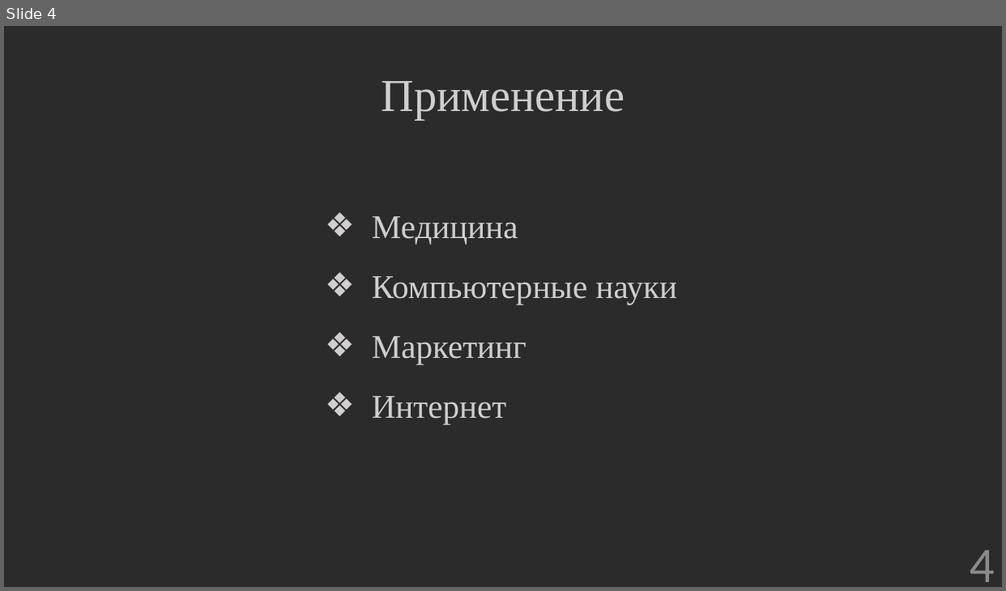
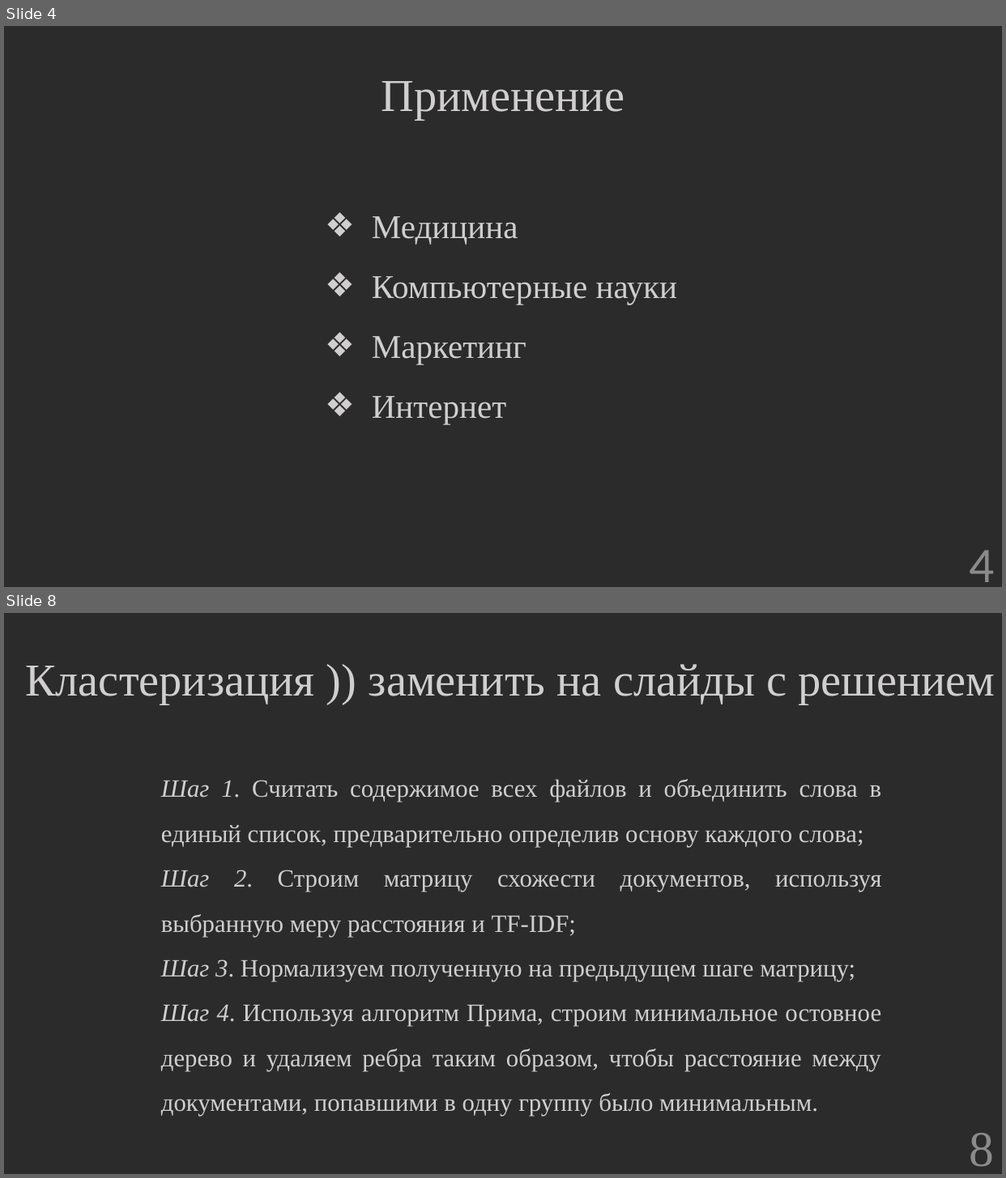
Before and after one commit to hetikk/diplom, a slide deck: docs/Презентация.pptx. Shown one above the other, each under a label of ours: slide 4 before the commit, slides 4 and 8 after it; the slides between them are not shown. The pictures are 1006x591 and 1006x1178 pixels, drawn with LibreOffice and Linux fonts; fonts in the diff are those of the drawing; background and template pictures are left out; a plain dark background stands for a picture behind light text. Boxes give left, top, right and bottom in pixels: in the first picture for what was removed or moved away, otherwise in the second. Text is boxed around its words. In the diff, an @@ line names an element or a change of style, - is before the commit and + after.

```diff
--- a/docs/Презентация.pptx
+++ b/docs/Презентация.pptx
@@ slide 8 added at (4, 613, 1002, 1174), background picture (left out) @@
@@ text added at (25, 664, 995, 705), 44 pt, text #D0CECE @@
+Кластеризация )) заменить на слайды с решением
@@ text added at (161, 779, 882, 1116), 24 pt, text #D0CECE @@
+Шаг 1. Считать содержимое всех файлов и объединить слова в единый список, предварительно определив основу каждого слова;
+Шаг 2. Строим матрицу схожести документов, используя выбранную меру расстояния и TF-IDF;
+Шаг 3. Нормализуем полученную на предыдущем шаге матрицу;
+Шаг 4. Используя алгоритм Прима, строим минимальное остовное дерево и удаляем ребра таким образом, чтобы расстояние между документами, попавшими в одну группу было минимальным.
@@ page number added at (970, 1133, 995, 1167), 48 pt, text #8C8C8C @@
+8
```
Also in this commit, not shown: 1 slide changed, 9 other slides added, 1 slide removed, 3 other files.
